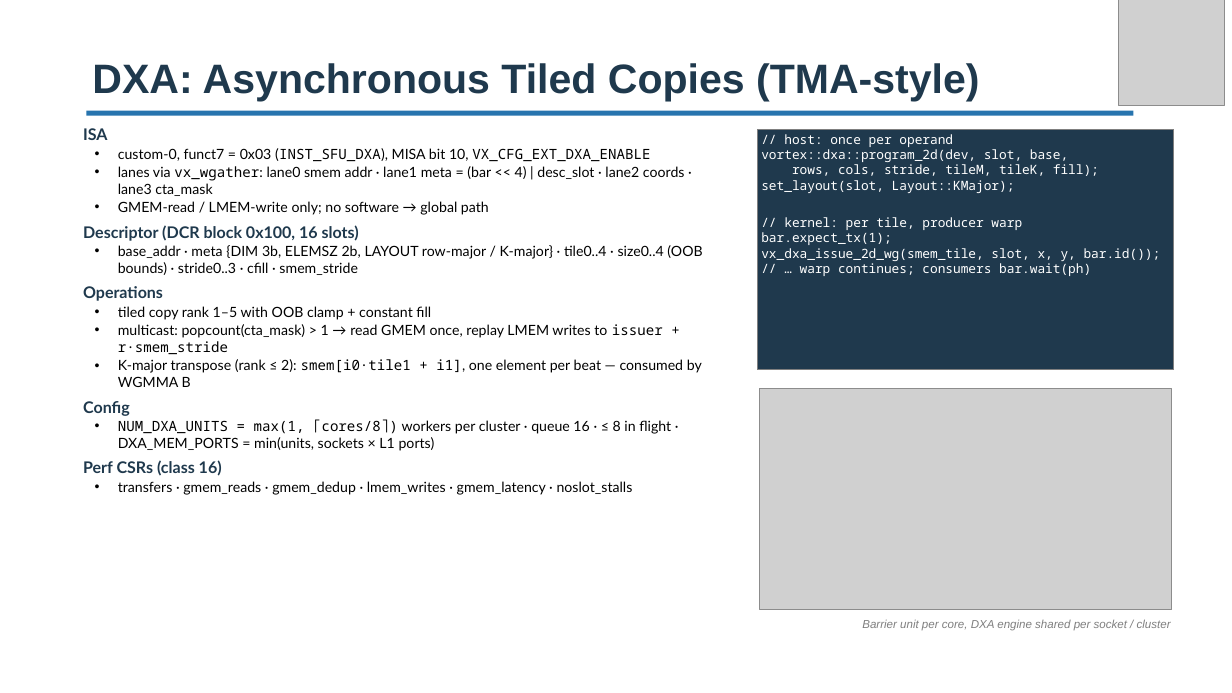
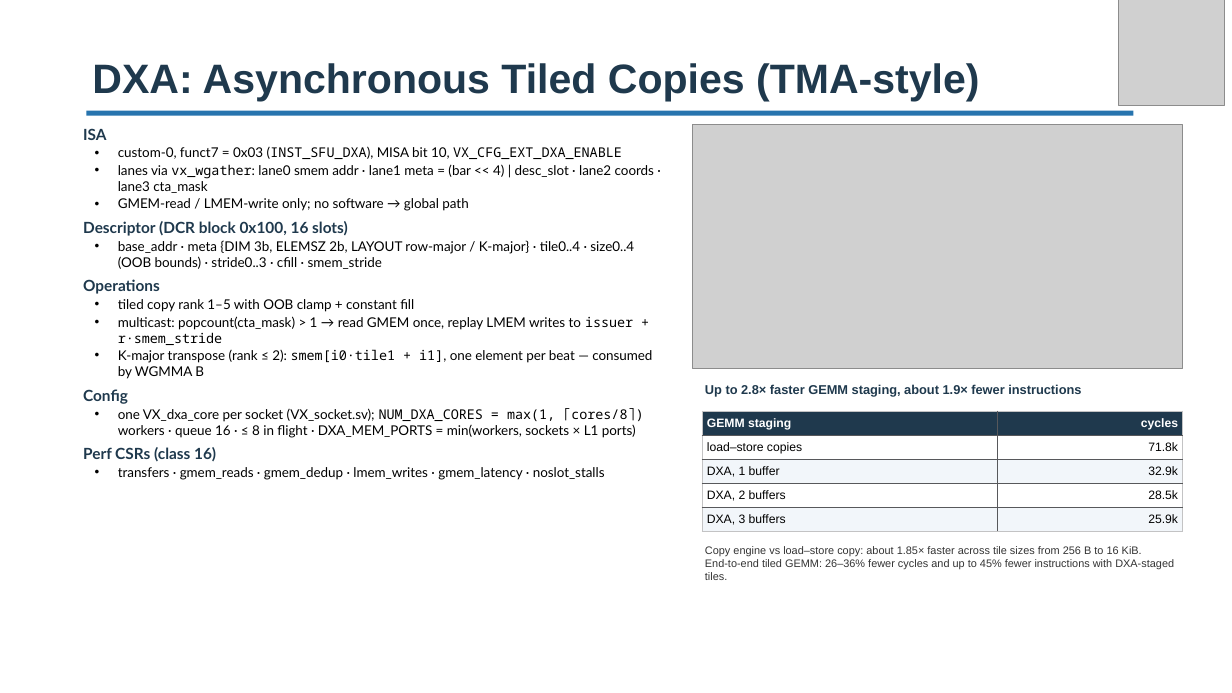
Before and after one commit to vortexgpgpu/vortex_tutorials, a slide deck: slide 19 of Slides_MICRO59/2.vortex_v3_architecture.pptx (slide 20 before the commit). Drawn at 1232x693 pixels with LibreOffice and Linux fonts; fonts in the diff are those of the drawing; grey boxes stand for pictures; background and template pictures are left out. Boxes give left, top, right and bottom in pixels: in the first picture for what was removed or moved away, otherwise in the second. Text is boxed around its words. In the diff, an @@ line names an element or a change of style, - is before the commit and + after.

```diff
--- a/Slides_MICRO59/2.vortex_v3_architecture.pptx
+++ b/Slides_MICRO59/2.vortex_v3_architecture.pptx
@@ text at [83,128,654,480]: size 12.5 to 12 pt in "ISA", "Descriptor (DCR block 0x100, 16 slots)", "Operations", "Config" and 1 more places; size 11 to 10.5 pt in "custom-0, funct7 = 0x03 (INST_SFU_DXA), MISA bit ...", "lanes via vx_wgather: lane0 smem addr · ...", "GMEM-read / LMEM-write only; no software → ...", "base_addr · meta {DIM 3b, ELEMSZ 2b, ..." and 4 more places @@
@@ picture added at [693,125,1183,369] @@
@@ rectangle removed at [758,129,1174,370] @@
-// host: once per operand
-vortex::dxa::program_2d(dev, slot, base,
-rows, cols, stride, tileM, tileK, fill);
-set_layout(slot, Layout::KMajor);
-// kernel: per tile, producer warp
-bar.expect_tx(1);
-vx_dxa_issue_2d_wg(smem_tile, slot, x, y, bar.id());
-// … warp continues; consumers bar.wait(ph)
@@ text added at [705,384,1081,397], 10 pt, text #1F394D, bold @@
+Up to 2.8× faster GEMM staging, about 1.9× fewer instructions
@@ picture removed at [760,388,1172,610] @@
@@ text at [118,408,643,438]: text changed; size 11 to 10.5 pt @@
-  • NUM_DXA_UNITS = max(1, ⌈cores/8⌉) workers per cluster · queue 16 · ≤ 8 in flight · DXA_MEM_PORTS = min(units, sockets × L1 ports)
+  • one VX_dxa_core per socket (VX_socket.sv); NUM_DXA_CORES = max(1, ⌈cores/8⌉) workers · queue 16 · ≤ 8 in flight · DXA_MEM_PORTS = min(workers, sockets × L1 ports)
@@ table added at [702,411,1183,531], 5 rows, 2 columns @@
+GEMM staging | cycles
+load–store copies | 71.8k
+DXA, 1 buffer | 32.9k
+DXA, 2 buffers | 28.5k
+DXA, 3 buffers | 25.9k
@@ text added at [705,546,1174,580], 8.5 pt, text #333333 @@
+Copy engine vs load–store copy: about 1.85× faster across tile sizes from 256 B to 16 KiB.
+End-to-end tiled GEMM: 26–36% fewer cycles and up to 45% fewer instructions with DXA-staged tiles.
@@ text removed at [862,619,1171,631] @@
-Barrier unit per core, DXA engine shared per socket / cluster
```
Also in this commit, not shown: 15 other slides changed, 3 slides added, 4 slides removed, 4 other files.
